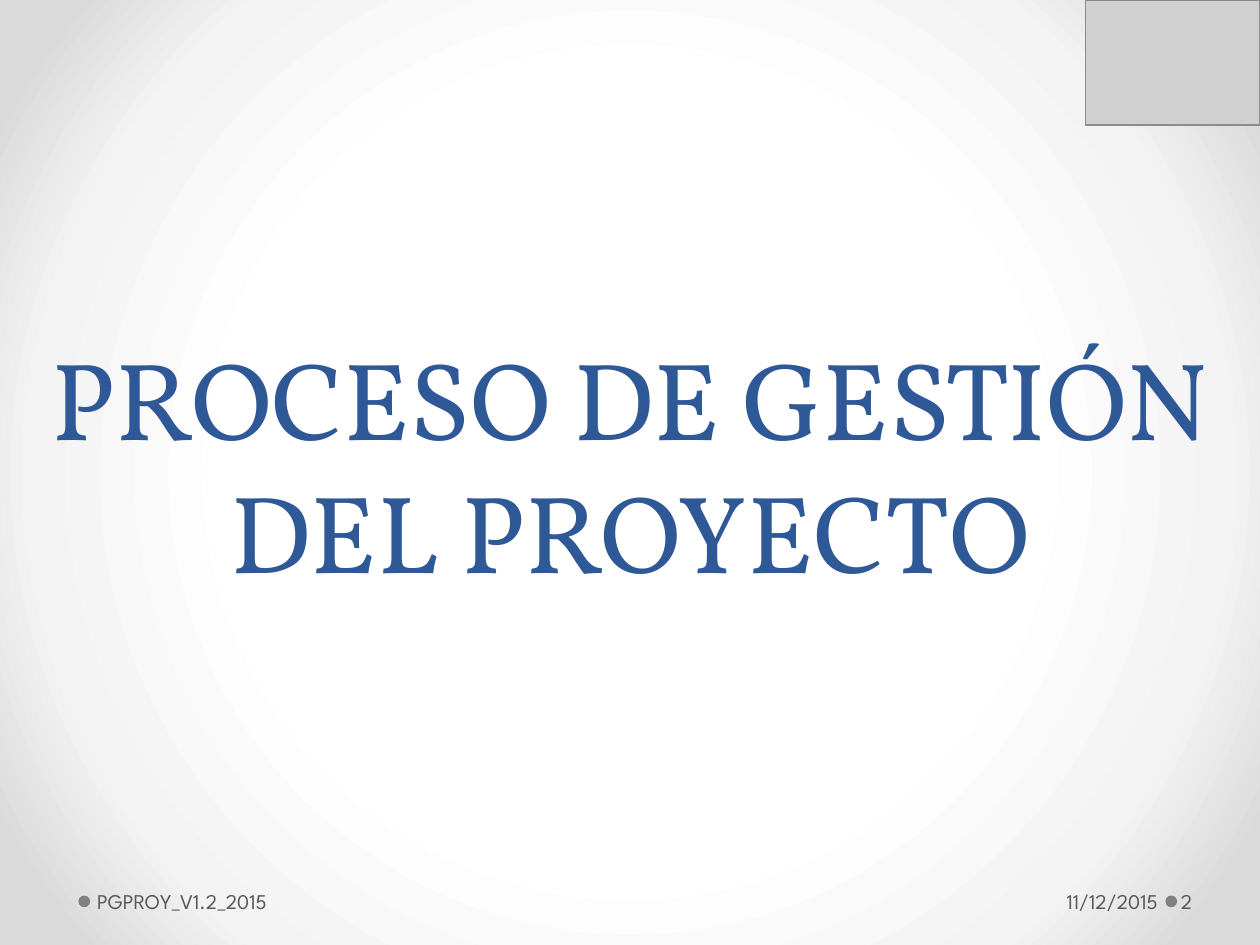
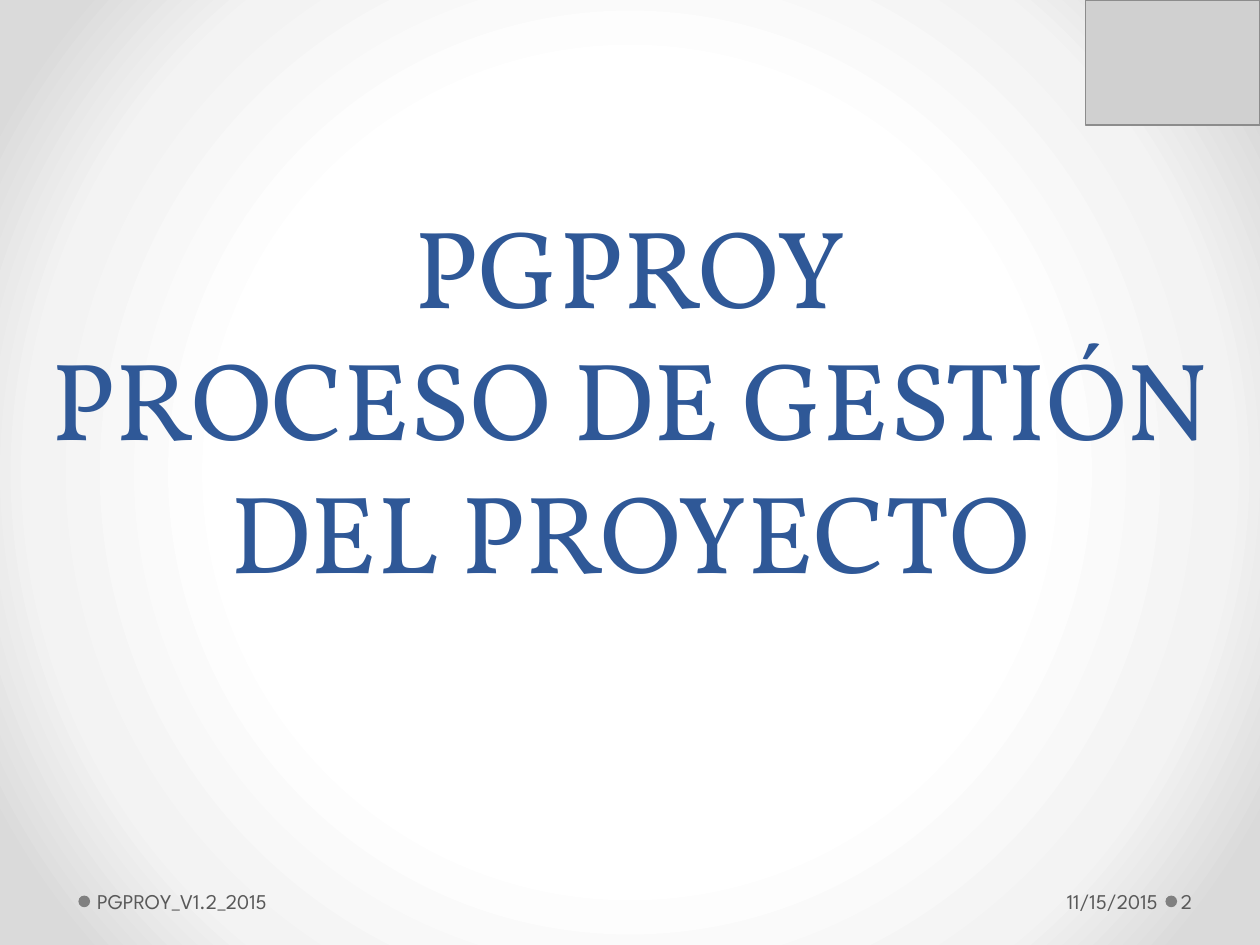
Before and after one commit to lowrider80/UTP-GPS-ALARM, a slide deck: slide 2 of Area_de_Proceso-_PP-PMC/PGPROY/PGPROY_V1.2_2015.pptx. Drawn at 1260x945 pixels with LibreOffice and Linux fonts; fonts in the diff are those of the drawing; grey boxes stand for pictures. Boxes give left, top, right and bottom in pixels: in the first picture for what was removed or moved away, otherwise in the second. Text is boxed around its words. In the diff, an @@ line names an element or a change of style, - is before the commit and + after.

Commit message:
Proceso Gestión de Proyectos

```diff
--- a/Area_de_Proceso-_PP-PMC/PGPROY/PGPROY_V1.2_2015.pptx
+++ b/Area_de_Proceso-_PP-PMC/PGPROY/PGPROY_V1.2_2015.pptx
@@ title at (52, 232, 1208, 574): text changed @@
-PROCESO DE GESTIÓN DEL PROYECTO
+PGPROY
+PROCESO DE GESTIÓN DEL PROYECTO
@@ text at (1067, 894, 1158, 911): text changed @@
-11/12/2015
+11/15/2015
```
Also in this commit, not shown: 28 other slides changed.
